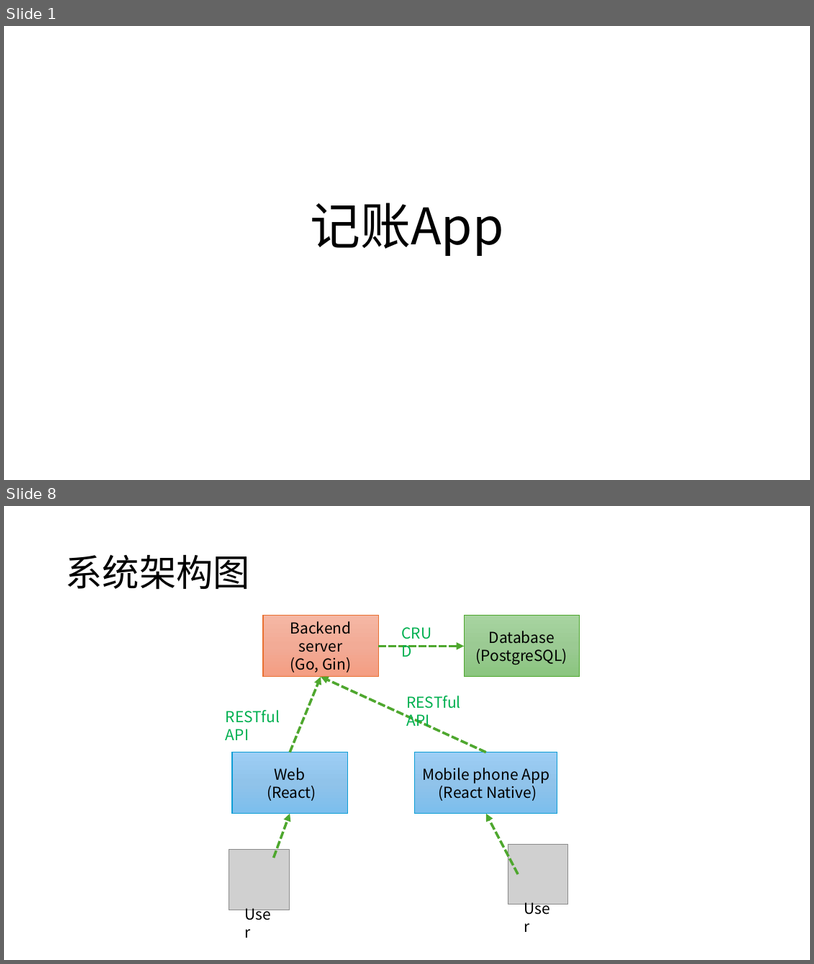
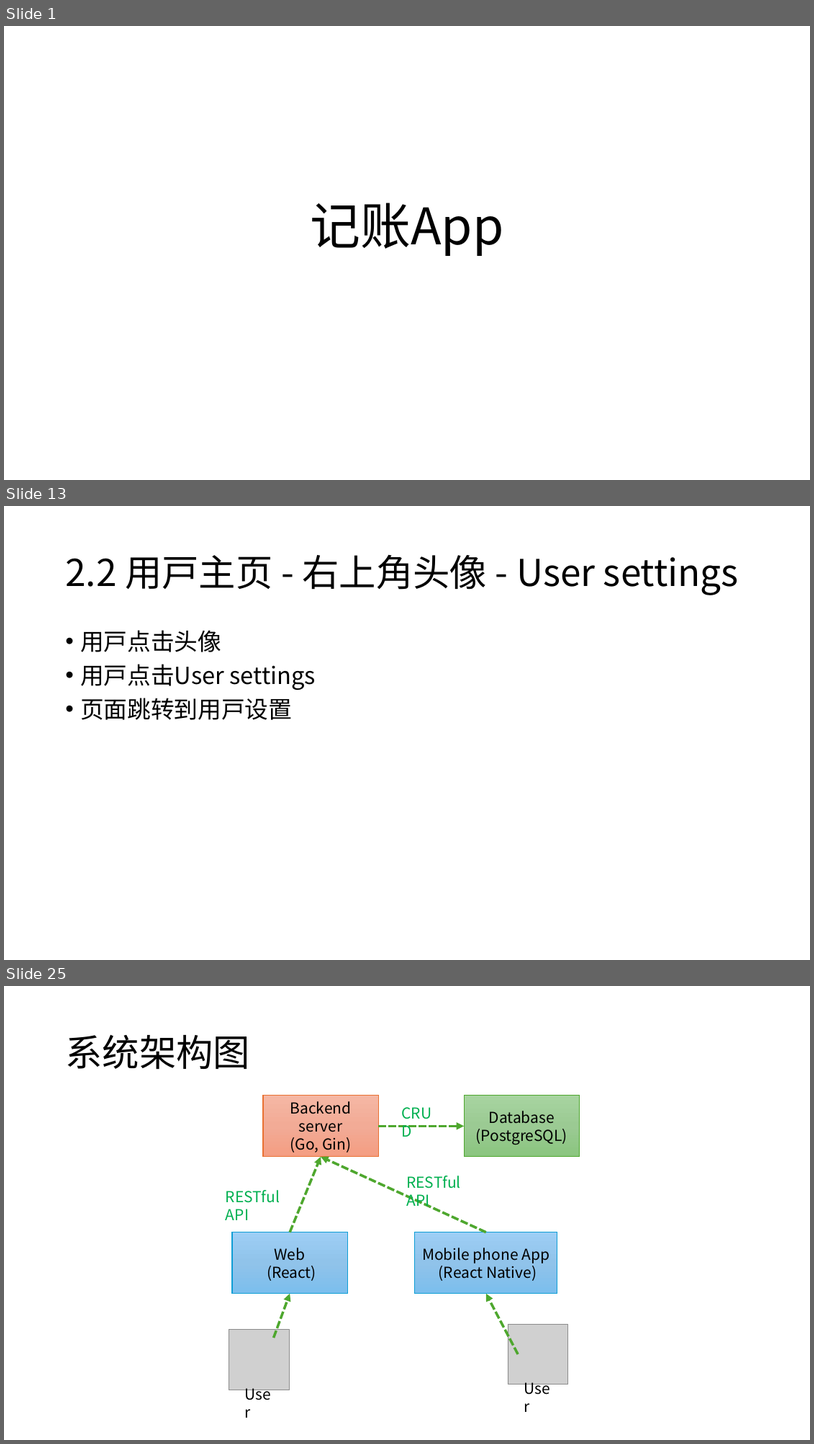
Before and after one commit to w9029/expense_statistics, a slide deck: documents/expenseWebsiteScript.pptx. Shown one above the other, each under a label of ours: slides 1 and 8 before the commit, slides 1, 13 and 25 after it; the slides between them are not shown. The pictures are 814x964 and 814x1444 pixels, drawn with LibreOffice and Linux fonts; fonts in the diff are those of the drawing; grey boxes stand for pictures. Boxes give left, top, right and bottom in pixels: in the first picture for what was removed or moved away, otherwise in the second. Text is boxed around its words. In the diff, an @@ line names an element or a change of style, - is before the commit and + after.

```diff
--- a/documents/expenseWebsiteScript.pptx
+++ b/documents/expenseWebsiteScript.pptx
@@ slide 13 added at (x1=4, y1=506, x2=810, y2=960), background #FFFFFF @@
@@ title added at (x1=65, y1=554, x2=739, y2=595), 44 pt, text #000000 @@
+2.2 用户主页 - 右上角头像 - User settings
@@ text added at (x1=80, y1=630, x2=316, y2=720), 28 pt, text #000000 @@
+• 用户点击头像
+• 用户点击User settings
+• 页面跳转到用户设置
@@ what was slide 8 is now slide 25 @@
```
Also in this commit, not shown: 3 slides changed, 19 other slides added, 3 slides removed, 21 other files.
